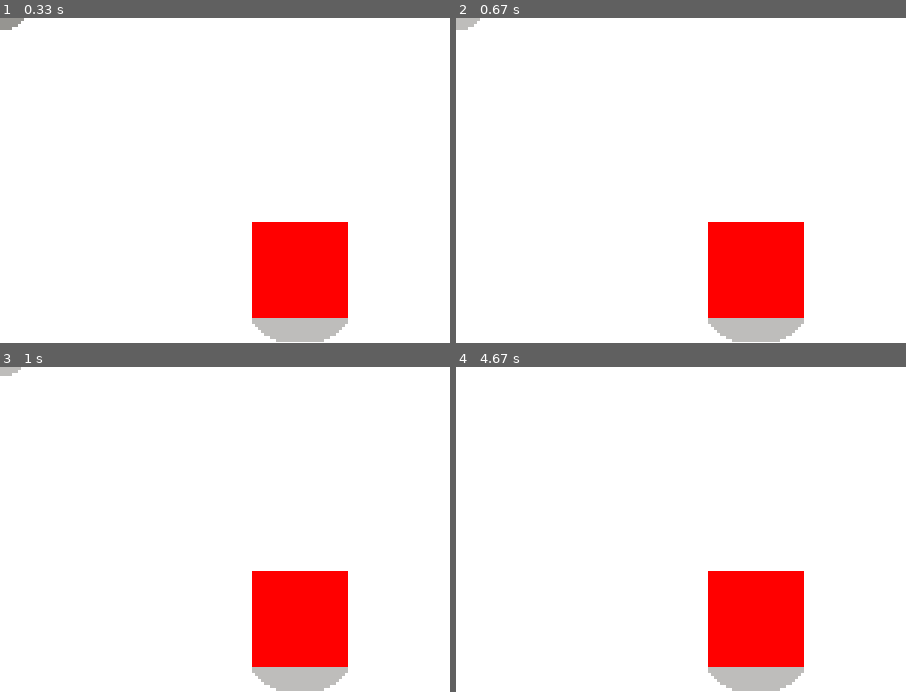
Above: before the commit, frames 1-4 (two rows, left to right).
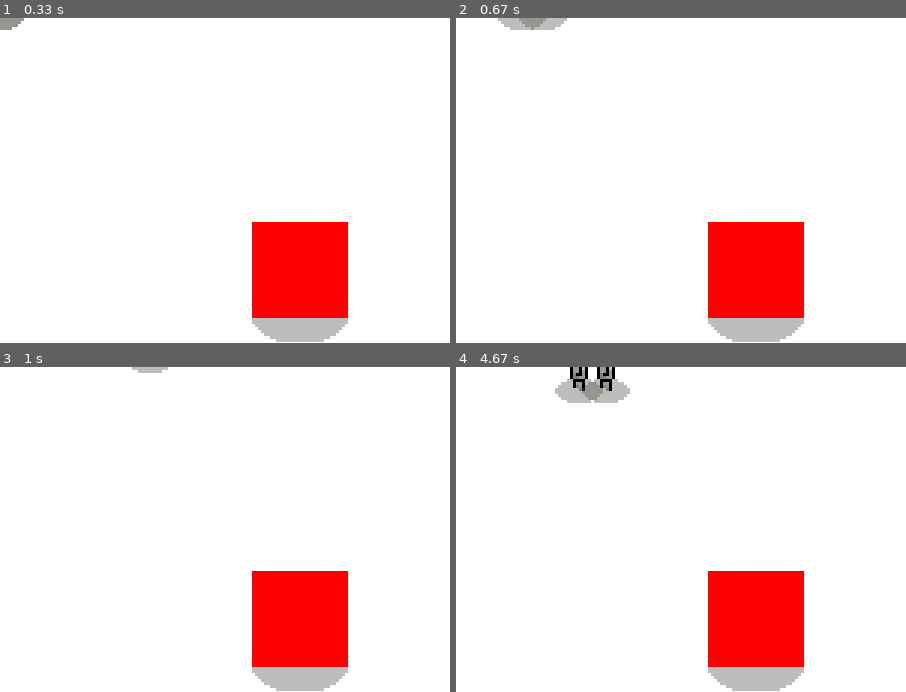
Above: after the commit, the same moments.

Repository: shaurya-sharma-dev/pygame-topdownengine
Game: pygame game, started from examples/basic_usage.py
The game is run twice, just before and just after one commit, with the same random seed, the same clock (stepped at 60 frames per second) and the same inputs.
Inputs:
- Up to frame 1 (0.33 s): no input
- Up to frame 2 (0.67 s): hold D from 0.33 s (still down)
- Up to frame 3 (1 s): release D at 0.8 s; hold W from 0.83 s (still down)
- Up to frame 4 (4.67 s): release W at 1.13 s; hold S 4.07-4.43 s; hold A from 4.47 s (still down)
The pictures show only the part of the screen within x 0-50%, y 0-50%; the shares and areas given below are measured in that part.

Frame 1 is identical in both runs. In frame 2, 0.6% of the frame differs, in the area x 0-25%, y 0-4%; in frame 3, 0.2%; in frame 4, 1.3%, in the area x 22-39%, y 0-12%.

Commit message:
Add CAUSES_COLLISIONS.

Diff:
--- a/topdownengine/env_object.py
+++ b/topdownengine/env_object.py
@@ -7,6 +7,8 @@
 import pygame as pg
 
 class EnvObject(GameObject):
+    CAUSES_COLLISIONS = True
+
     def __init__(
         self,
         animation_paths: dict[str,str]|None=None,
--- a/topdownengine/game_object.py
+++ b/topdownengine/game_object.py
@@ -11,6 +11,7 @@
     SHADOWS = None
     SUBPIXEL = False
     VELOCITY_DEADZONE = 0.2
+    CAUSES_COLLISIONS = False
 
     def __init__(self, *groups: pg.sprite.Group) -> None:
         super().__init__(*groups)
@@ -207,7 +208,7 @@
             collision_found = False
             for self_hitbox in self.hitboxes:  # always fresh
                 for game_obj in game.game_object_group:
-                    if game_obj is self or (game_obj.z + game_obj.height) <= self.z:
+                    if game_obj is self or not game_obj.CAUSES_COLLISIONS or (game_obj.z + game_obj.height) <= self.z:
                         continue
                     for other_hitbox in game_obj.hitboxes:
                         if self_hitbox.colliderect(other_hitbox):
@@ -236,7 +237,7 @@
 
         for self_hitbox in self.hitboxes:
             for game_obj in game.game_object_group:
-                if game_obj is self:
+                if game_obj is self or not game_obj.CAUSES_COLLISIONS:
                     continue
 
                 for other_hitbox in game_obj.hitboxes:
